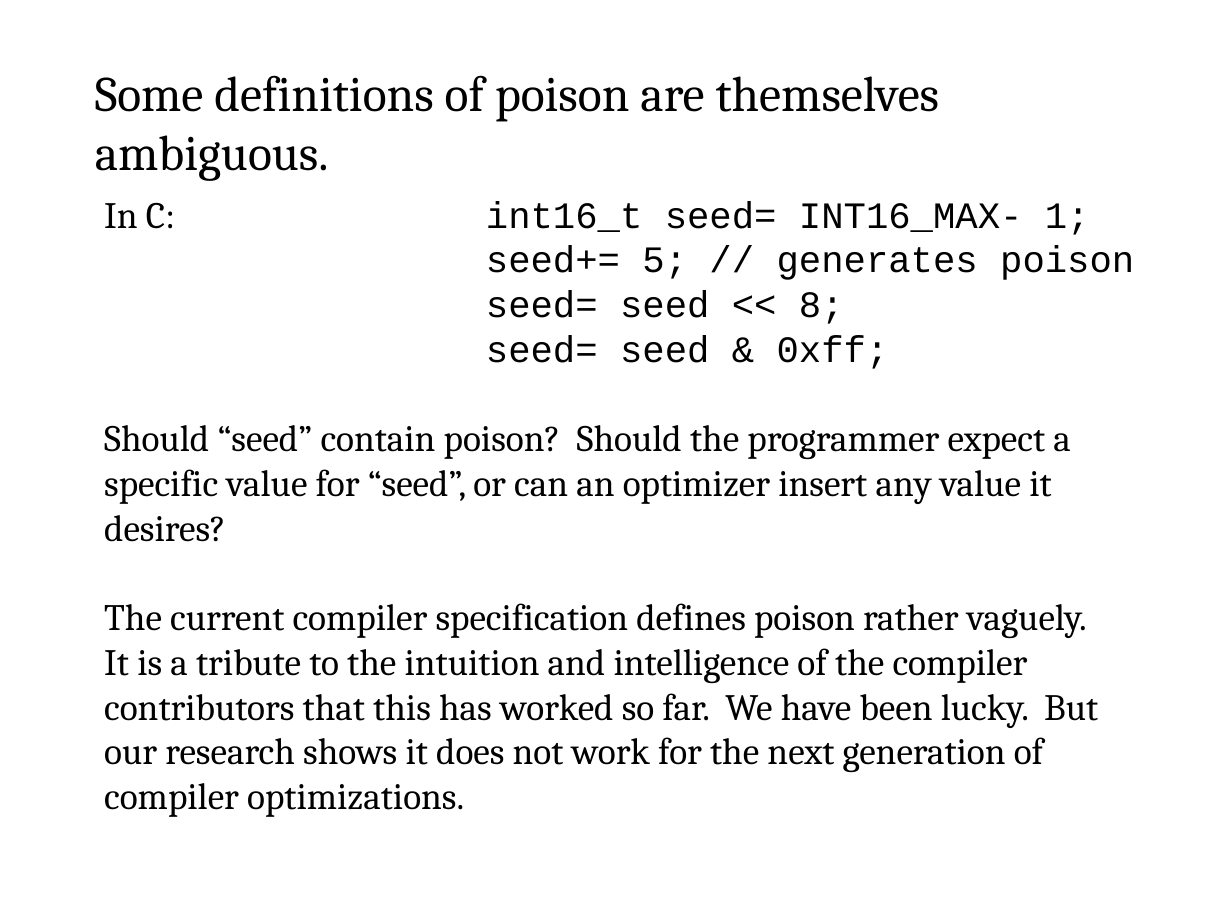
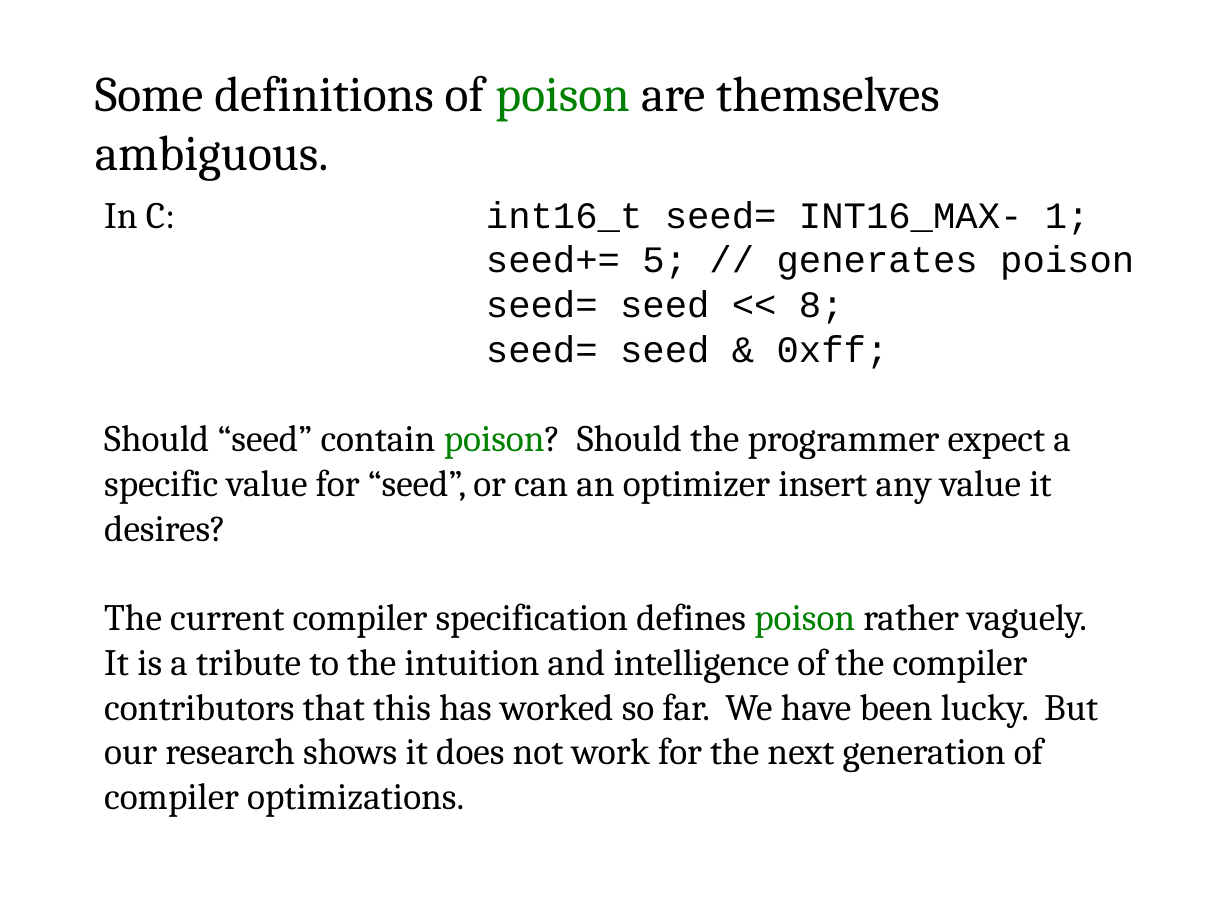
Before and after one commit to cschreiner/lli_undef_fix_admin, a slide deck: slide 10 of doc/poster/2015feb_grad_visit.draft.odp. Drawn at 1232x924 pixels with LibreOffice and Linux fonts; fonts in the diff are those of the drawing. Boxes give left, top, right and bottom in pixels: in the first picture for what was removed or moved away, otherwise in the second. Text is boxed around its words. In the diff, an @@ line names an element or a change of style, - is before the commit and + after.

Commit message:
made the word 'poison' be in dark green (except in code samples)

```diff
--- a/doc/poster/2015feb_grad_visit.draft.odp
+++ b/doc/poster/2015feb_grad_visit.draft.odp
@@ text "Some definitions of poison are ..." at box(95, 75, 940, 181): text colour #000000 to #008000 in "poison" @@
@@ text at box(104, 425, 1087, 638): text colour #000000 to #008000 in "poison?", "poison" @@
```
Also in this commit, not shown: 8 other slides changed.
